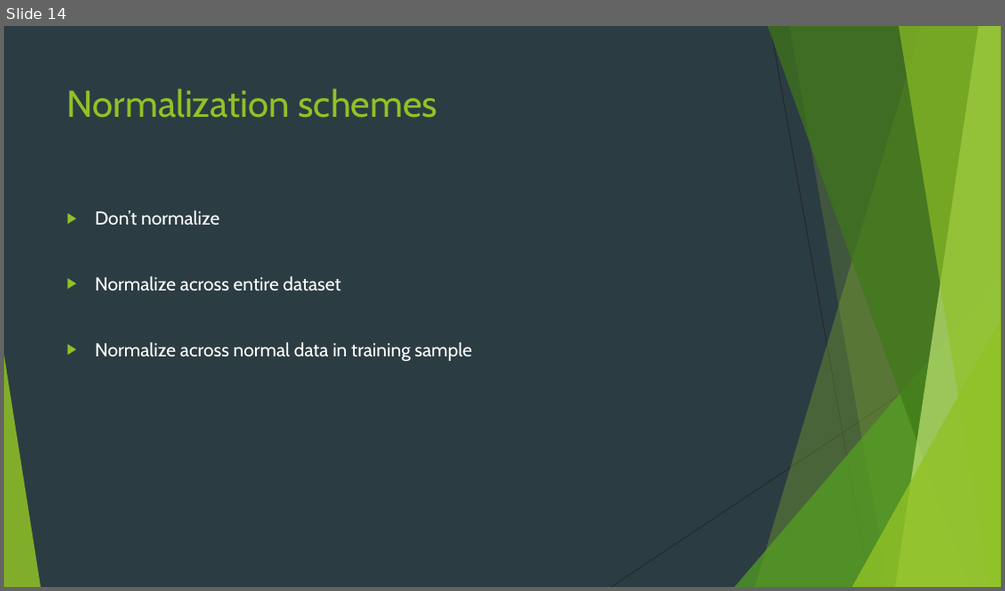
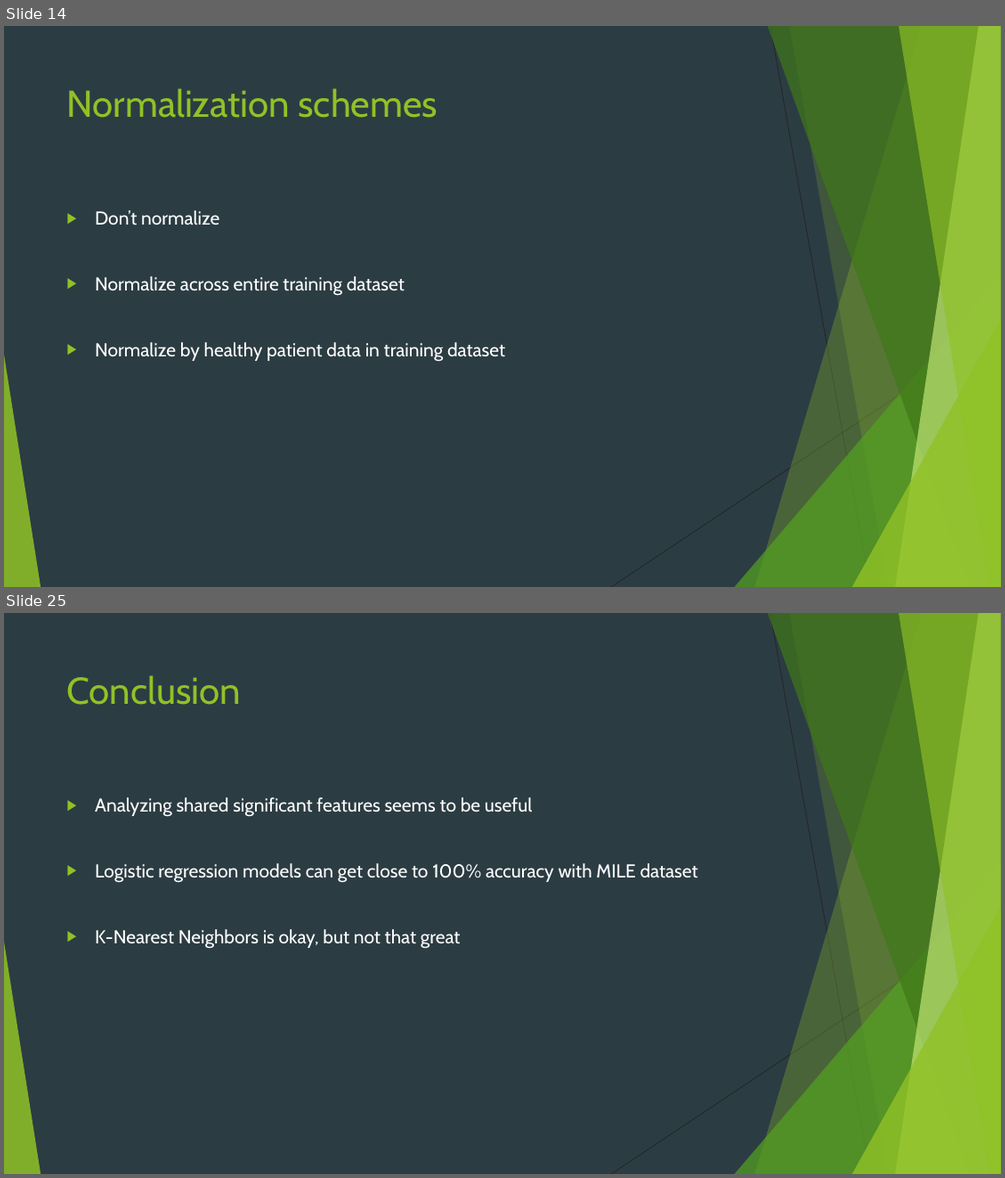
Before and after one commit to nowei/leukemia-classification, a slide deck: Leukemia Detection.pptx. Shown one above the other, each under a label of ours: slide 14 before the commit, slides 14 and 25 after it; the slides between them are not shown. The pictures are 1005x591 and 1005x1178 pixels, drawn with LibreOffice and Linux fonts; fonts in the diff are those of the drawing. Boxes give left, top, right and bottom in pixels: in the first picture for what was removed or moved away, otherwise in the second. Text is boxed around its words. In the diff, an @@ line names an element or a change of style, - is before the commit and + after.

```diff
--- a/Leukemia Detection.pptx
+++ b/Leukemia Detection.pptx
@@ slide 25 added at [4, 613, 1001, 1174], background #2C3C43; not listed: 10 template elements that a slide beside it also shows @@
@@ title added at [67, 675, 242, 705], 36 pt, text #90C226 @@
+Conclusion
@@ text added at [95, 797, 698, 949], 18 pt, text #FFFFFF @@
+▶ Analyzing shared significant features seems to be useful
+▶ Logistic regression models can get close to 100% accuracy with MILE dataset
+▶ K-Nearest Neighbors is okay, but not that great
@@ slide 14 changed as well @@
@@ text at [95, 276, 505, 362]: text changed @@
-▶ Normalize across entire dataset
-▶ Normalize across normal data in training sample
+▶ Normalize across entire training dataset
+▶ Normalize by healthy patient data in training dataset
```
Also in this commit, not shown: 13 other slides changed, 9 other slides added, 6 slides removed, 15 other files.
